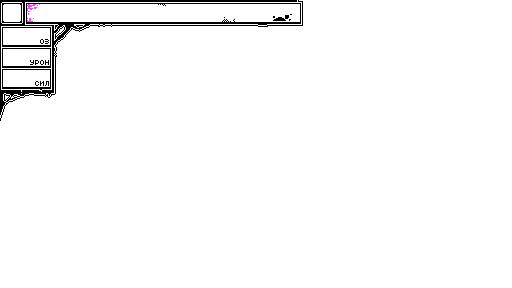
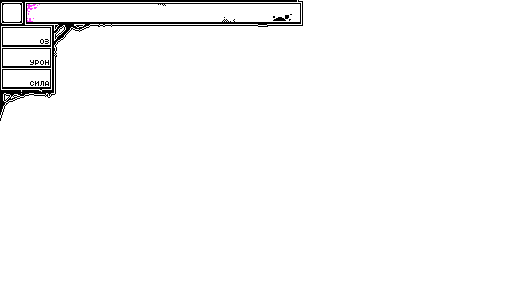
The second 512 x 288 image is a revision of the first. Changes to its layers:
added layer "Layer 4" above "Layer 3" over [30,81,49,86]
painted on "Layer 3" over [35,81,49,86]
